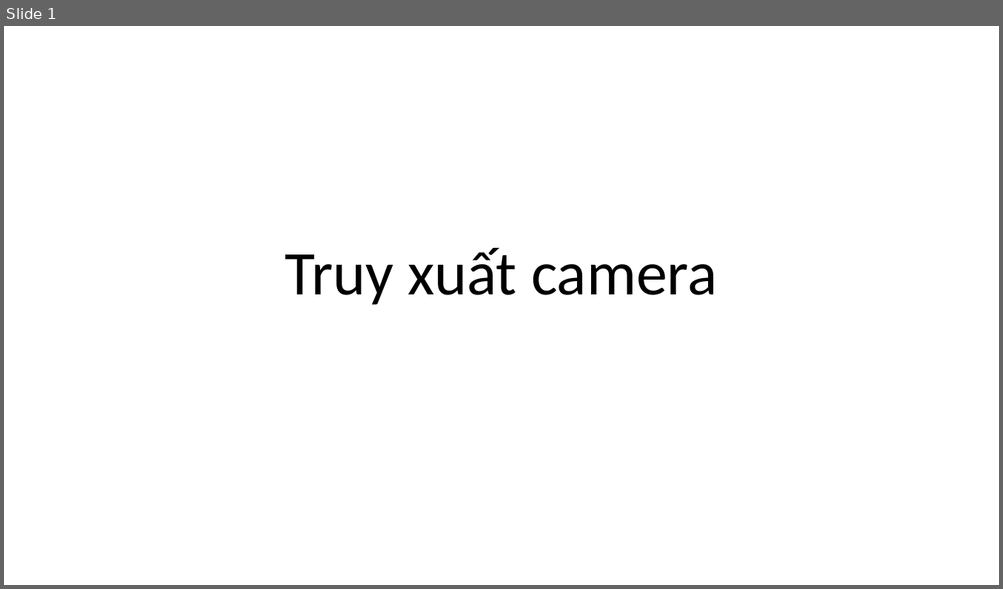
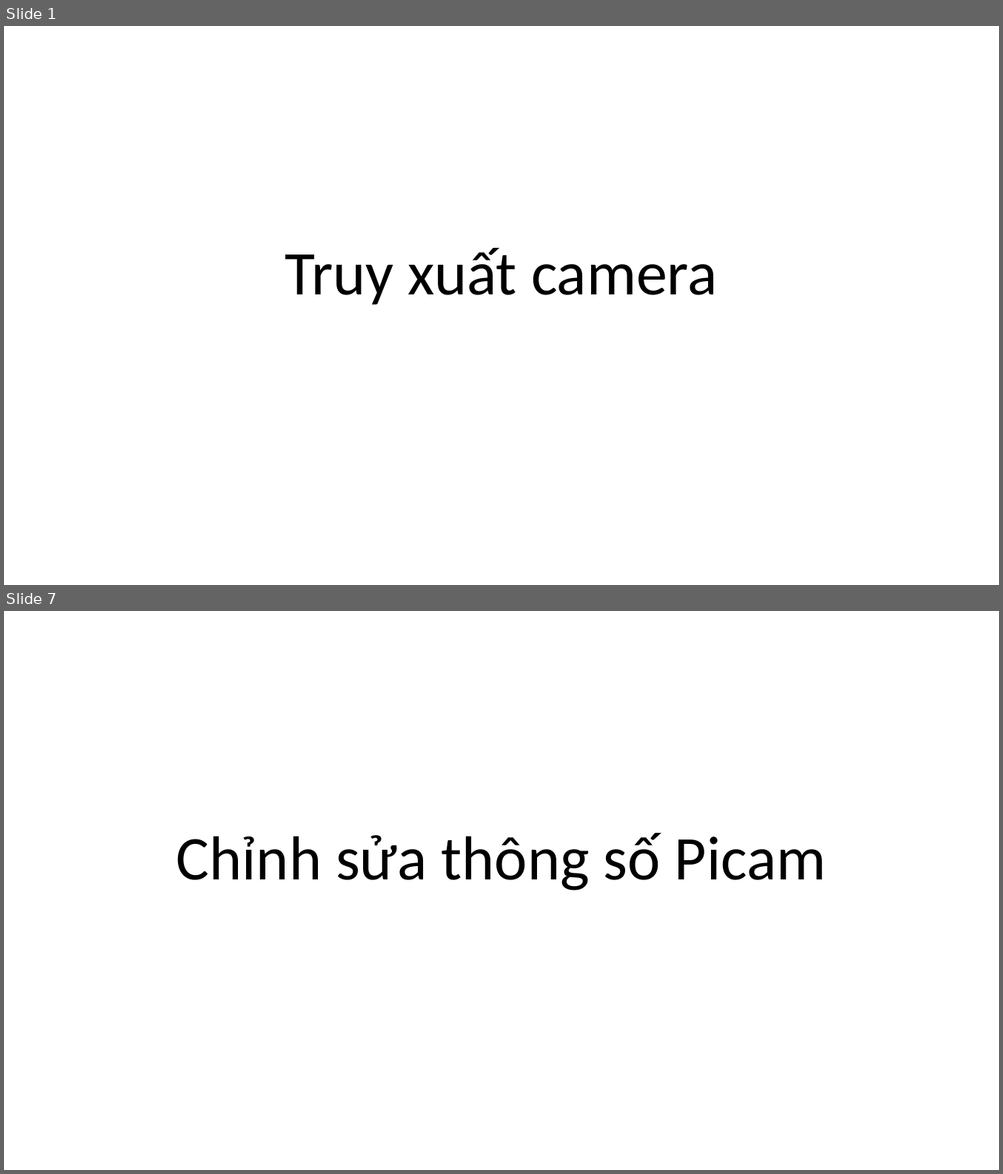
Before and after one commit to levinhhoang16/PyOpenCVCourse, a slide deck: Lecture/[03]TruyXuatCam.pptx. Shown one above the other, each under a label of ours: slide 1 before the commit, slides 1 and 7 after it; the slides between them are not shown. The pictures are 1003x589 and 1003x1174 pixels, drawn with LibreOffice and Linux fonts; fonts in the diff are those of the drawing. Boxes give left, top, right and bottom in pixels: in the first picture for what was removed or moved away, otherwise in the second. Text is boxed around its words. In the diff, an @@ line names an element or a change of style, - is before the commit and + after.

```diff
--- a/Lecture/[03]TruyXuatCam.pptx
+++ b/Lecture/[03]TruyXuatCam.pptx
@@ slide 7 added at bbox=[4, 611, 999, 1170], background #FFFFFF @@
@@ title added at bbox=[176, 833, 826, 891], 60 pt, text #000000 @@
+Chỉnh sửa thông số Picam
```
Also in this commit, not shown: 3 slides changed, 3 other slides added, 1 other file.
